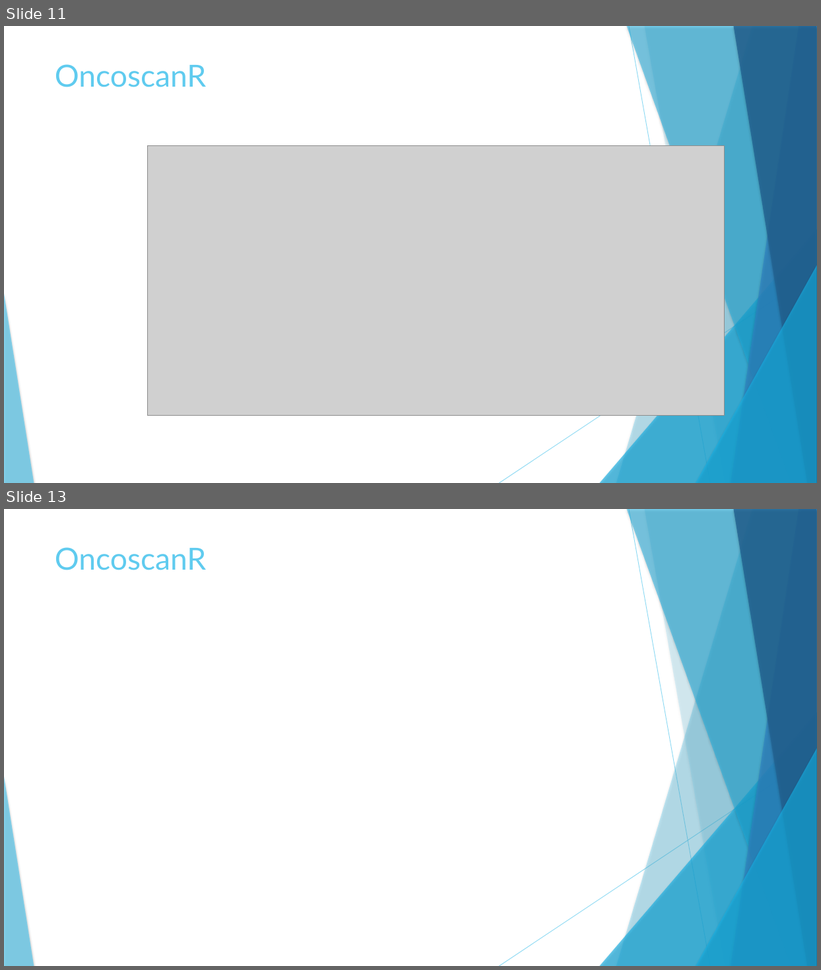
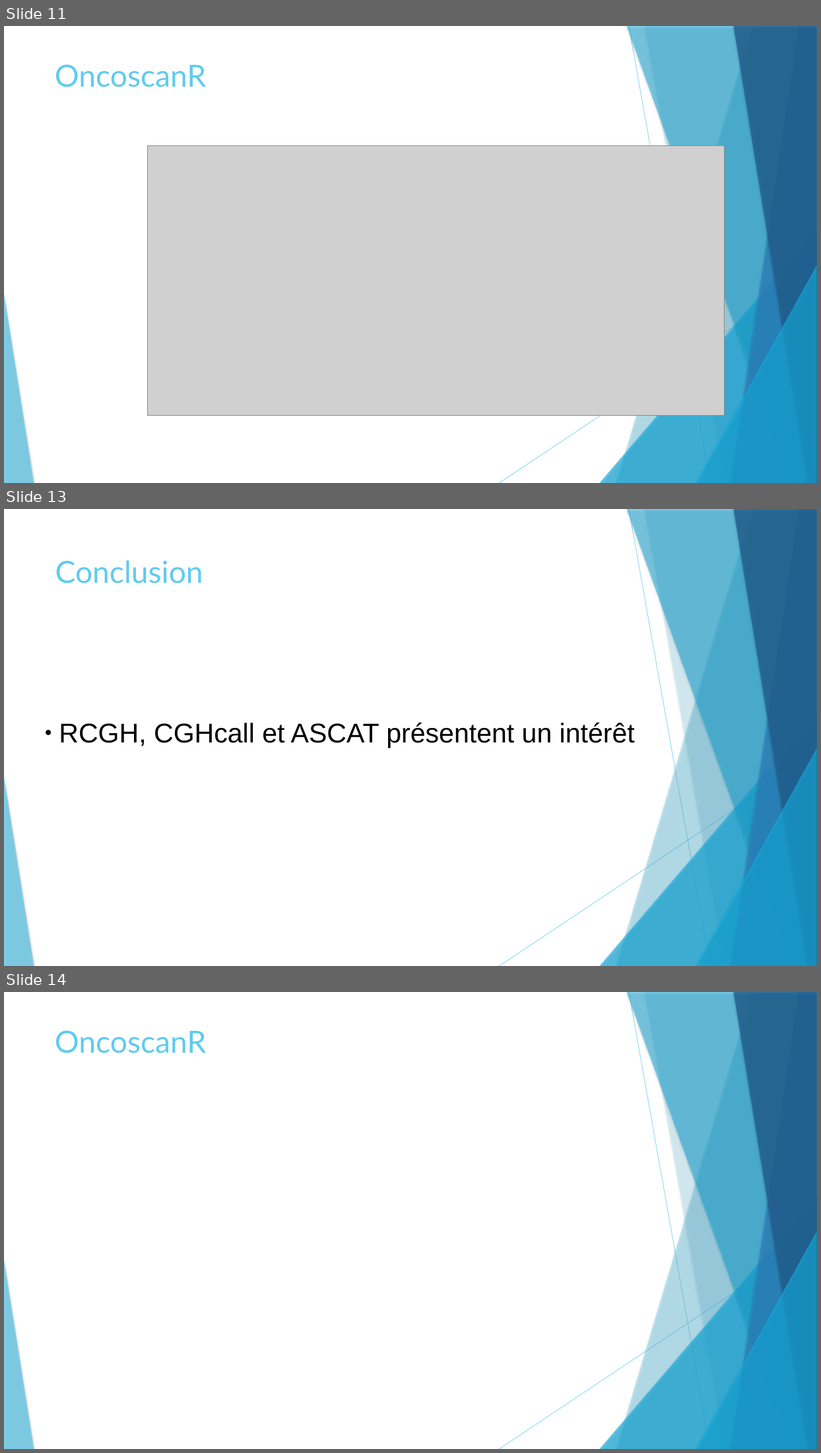
Before and after one commit to Elie-Bordron/DEA-dataviz, a slide deck: docs/docs_I_made/slides/soutenance.odp. Shown one above the other, each under a label of ours: slides 11 and 13 before the commit, slides 11, 13 and 14 after it; the slides between them are not shown. The pictures are 821x970 and 821x1453 pixels, drawn with LibreOffice and Linux fonts; fonts in the diff are those of the drawing; grey boxes stand for pictures. Boxes give left, top, right and bottom in pixels: in the first picture for what was removed or moved away, otherwise in the second. Text is boxed around its words. In the diff, an @@ line names an element or a change of style, - is before the commit and + after.

```diff
--- a/docs/docs_I_made/slides/soutenance.odp
+++ b/docs/docs_I_made/slides/soutenance.odp
@@ slide 13 added at box(4, 509, 817, 966), background #FFFFFF; not listed: 10 template elements that a slide beside it also shows @@
@@ title added at box(55, 560, 203, 584), 36 pt, text #5FCBEF @@
+Conclusion
@@ subtitle added at box(59, 722, 635, 749), 32 pt, text #000000 @@
+● RCGH, CGHcall et ASCAT présentent un intérêt
@@ what was slide 13 is now slide 14 @@
```
Also in this commit, not shown: 1 slide changed, 2 other files.
